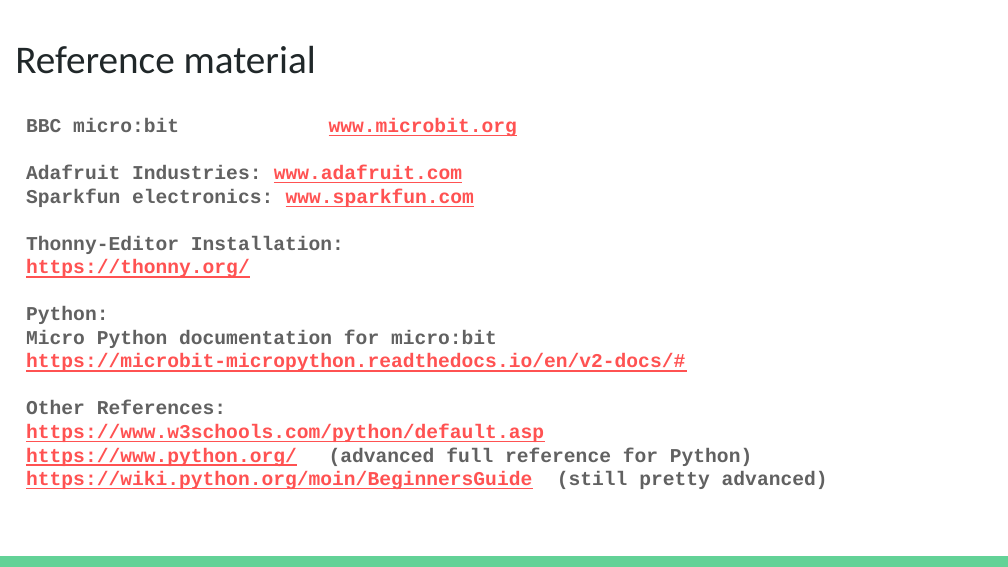
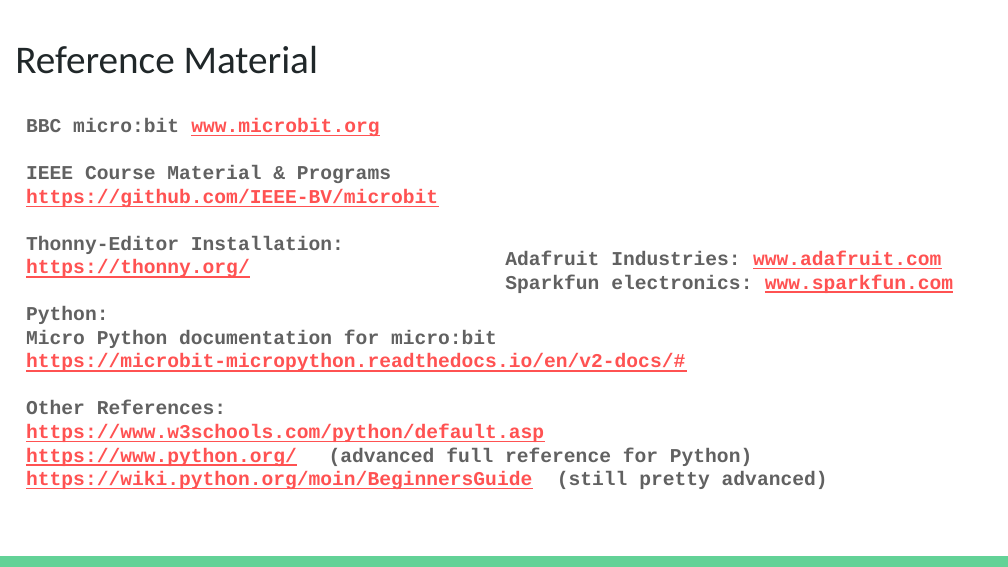
Before and after one commit to IEEE-BV/microbit, a slide deck: slide 17 of presentations/REPL v3.pptx (slide 15 before the commit). Drawn at 1008x567 pixels with LibreOffice and Linux fonts; fonts in the diff are those of the drawing. Boxes give left, top, right and bottom in pixels: in the first picture for what was removed or moved away, otherwise in the second. Text is boxed around its words. In the diff, an @@ line names an element or a change of style, - is before the commit and + after.

```diff
--- a/presentations/REPL v3.pptx
+++ b/presentations/REPL v3.pptx
@@ title at [15,45,318,74]: text changed @@
-Reference material
+Reference Material
@@ text at [26,165,438,207]: text changed; text colour #616161 to #FF5252 @@
-Adafruit Industries: www.adafruit.com
-Sparkfun electronics: www.sparkfun.com
+IEEE Course Material & Programs
+https://github.com/IEEE-BV/microbit
@@ text added at [505,251,953,293], 14 pt, text #616161, bold @@
+Adafruit Industries: www.adafruit.com
+Sparkfun electronics: www.sparkfun.com
```
Also in this commit, not shown: 1 other slide changed, 3 slides added, 1 slide removed, 9 other files.
